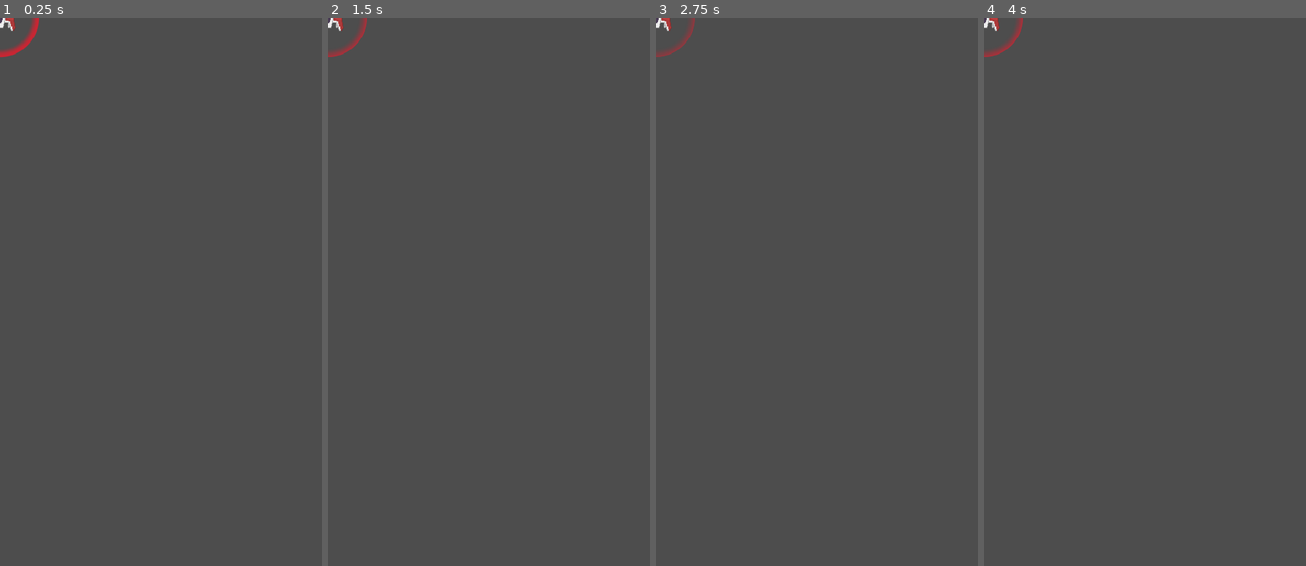
Above: before the commit, frames 1-4 (left to right).
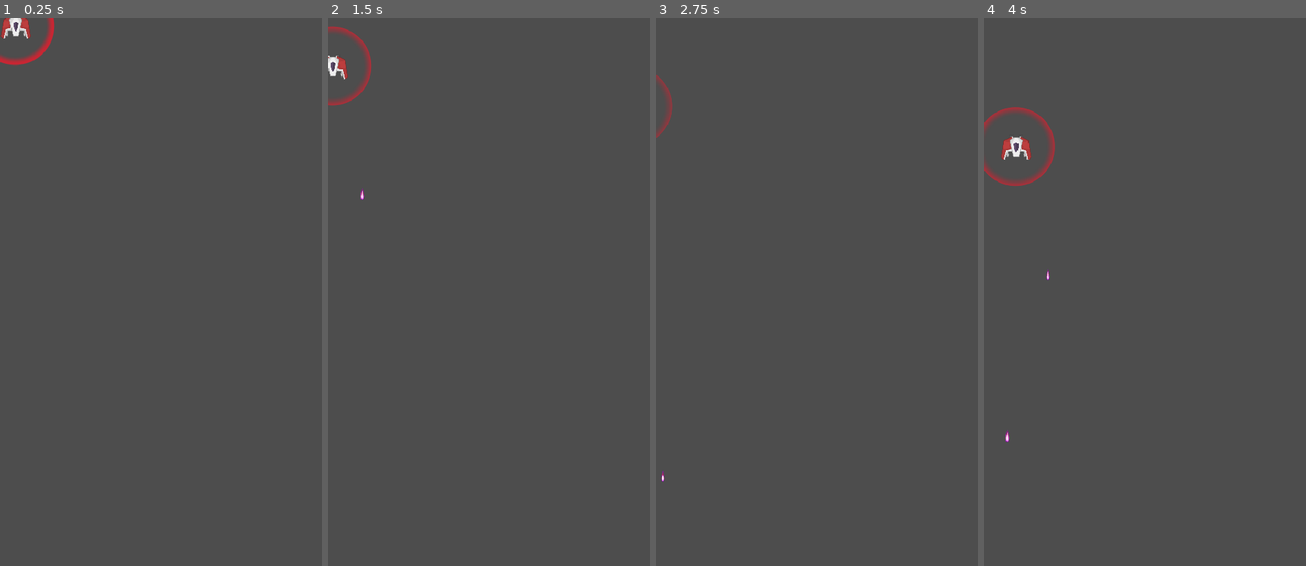
Above: after the commit, the same moments.

Repository: MauroCastro1705/Juego-motores
Game: Godot game, scene res://enemigos/enemigo-2.tscn
Two runs of this game, one before a commit and one after it. Both use one fixed random seed, a clock stepped at 60 frames per second and the inputs below. This scene is started directly instead of the project's main scene.
Inputs:
- Up to frame 1 (0.25 s): no input
- Up to frame 2 (1.5 s): hold Right (derecha) 0.53-1.28 s; hold Space (disparar) 0.53-1.28 s; hold S (abajo) from 1.28 s (still down); tap Space (disparar) at 1.35 s
- Up to frame 3 (2.75 s): release S (abajo) at 2.03 s; hold Right (derecha) from 2.03 s (still down); hold Space (disparar) from 2.03 s (still down)
- Up to frame 4 (4 s): release Right (derecha) at 2.78 s; release Space (disparar) at 2.78 s; hold W (arriba) 2.78-3.53 s; tap Space (disparar) at 2.85 s; hold A (izquierda) from 3.53 s (still down); hold Space (disparar) from 3.53 s (still down)

The runs differ from the first frame. In frame 1, 0.8% of the frame differs, in the area x 0-17%, y 0-9%; in frame 2, 0.8%; in frame 3, 0.4%; in frame 4, 1.2%, in the area x 0-23%, y 0-78%.

Commit message:
Add Enemigo-2 enemy and integrate into spawner
Introduces a new enemy type 'Enemigo-2' with its scene, script, and explosion animation. Updates the enemy spawner to support spawning Enemigo-2 and modifies the level and spawner scene to accommodate the new enemy. Enemigo-2 features zigzag movement, shooting, shield handling, and death animation.

Diff:
--- a/enemigos/enemigo-2.tscn
+++ b/enemigos/enemigo-2.tscn
@@ -1,7 +1,18 @@
-[gd_scene load_steps=6 format=3 uid="uid://gb6v2t3p5g53"]
+[gd_scene load_steps=19 format=3 uid="uid://gb6v2t3p5g53"]
 
 [ext_resource type="Texture2D" uid="uid://cuwuvum5wn352" path="res://Assets/Sprites/Ships/spaceShips_006.png" id="1_2epum"]
+[ext_resource type="Script" uid="uid://cknkdmuk2tbsa" path="res://enemigos/enemigo_2.gd" id="1_f4brw"]
 [ext_resource type="Shader" uid="uid://bg0q4811nvnfa" path="res://Shaders/escudo_energia.gdshader" id="2_unqa3"]
+[ext_resource type="PackedScene" uid="uid://bcphjfe43x6ek" path="res://enemigos/balas_enemigos/bala_enemigo_1.tscn" id="2_xvof4"]
+[ext_resource type="Texture2D" uid="uid://btd28fh336jgl" path="res://Assets/balas y explosiones/Explosion01_Frame_01_png_processed.png" id="4_xvof4"]
+[ext_resource type="Texture2D" uid="uid://bnrkl4o3khhgs" path="res://Assets/balas y explosiones/Explosion01_Frame_02_png_processed.png" id="5_f2gpd"]
+[ext_resource type="Texture2D" uid="uid://dvxqmkrogbe7x" path="res://Assets/balas y explosiones/Explosion01_Frame_03_png_processed.png" id="6_abymv"]
+[ext_resource type="Texture2D" uid="uid://b3a5lcqbbjwie" path="res://Assets/balas y explosiones/Explosion01_Frame_04_png_processed.png" id="7_a7wd6"]
+[ext_resource type="Texture2D" uid="uid://bm5axmmhng2um" path="res://Assets/balas y explosiones/Explosion01_Frame_05_png_processed.png" id="8_waxkk"]
+[ext_resource type="Texture2D" uid="uid://gp3wjkf4uxyh" path="res://Assets/balas y explosiones/Explosion01_Frame_06_png_processed.png" id="9_5dlyu"]
+[ext_resource type="Texture2D" uid="uid://duhj7b5e24aot" path="res://Assets/balas y explosiones/Explosion01_Frame_07_png_processed.png" id="10_npwha"]
+[ext_resource type="Texture2D" uid="uid://biflonoym5ird" path="res://Assets/balas y explosiones/Explosion01_Frame_08_png_processed.png" id="11_wkpm1"]
+[ext_resource type="Texture2D" uid="uid://bp6duhljkxgm" path="res://Assets/balas y explosiones/Explosion01_Frame_09_png_processed.png" id="12_b60ad"]
 
 [sub_resource type="CapsuleShape2D" id="CapsuleShape2D_6glxd"]
 radius = 14.0
@@ -15,7 +26,53 @@
 shader_parameter/color = Color(0.784314, 0.14902, 0.2, 1)
 shader_parameter/oscilacion = 4.0
 
+[sub_resource type="CircleShape2D" id="CircleShape2D_bvvoh"]
+radius = 22.0
+
+[sub_resource type="SpriteFrames" id="SpriteFrames_ale47"]
+animations = [{
+"frames": [{
+"duration": 1.0,
+"texture": ExtResource("4_xvof4")
+}, {
+"duration": 1.0,
+"texture": ExtResource("5_f2gpd")
+}, {
+"duration": 1.0,
+"texture": ExtResource("6_abymv")
+}, {
+"duration": 1.0,
+"texture": ExtResource("7_a7wd6")
+}, {
+"duration": 1.0,
+"texture": ExtResource("8_waxkk")
+}, {
+"duration": 1.0,
+"texture": ExtResource("9_5dlyu")
+}, {
+"duration": 1.0,
+"texture": ExtResource("10_npwha")
+}, {
+"duration": 1.0,
+"texture": ExtResource("11_wkpm1")
+}, {
+"duration": 1.0,
+"texture": ExtResource("12_b60ad")
+}],
+"loop": false,
+"name": &"muerte",
+"speed": 15.0
+}, {
+"frames": [],
+"loop": true,
+"name": &"new_animation",
+"speed": 5.0
+}]
+
 [node name="Enemigo-2" type="CharacterBody2D"]
+script = ExtResource("1_f4brw")
+fire_rate = 1.0
+bala_enemigo = ExtResource("2_xvof4")
 
 [node name="CollisionShape2D" type="CollisionShape2D" parent="."]
 rotation = -1.5708
@@ -45,3 +102,19 @@
 offset_top = -87.0
 offset_right = 85.0
 offset_bottom = 85.0
+
+[node name="Timer_disparo" type="Timer" parent="."]
+
+[node name="area_damage" type="Area2D" parent="."]
+
+[node name="CollisionShape2D" type="CollisionShape2D" parent="area_damage"]
+shape = SubResource("CircleShape2D_bvvoh")
+
+[node name="AnimatedSprite2D" type="AnimatedSprite2D" parent="."]
+visible = false
+position = Vector2(2, -2)
+sprite_frames = SubResource("SpriteFrames_ale47")
+animation = &"new_animation"
+
+[connection signal="area_entered" from="escudo" to="." method="_on_escudo_area_entered"]
+[connection signal="timeout" from="Timer_disparo" to="." method="_on_timer_disparo_timeout"]
--- /dev/null
+++ b/enemigos/enemigo_2.gd
@@ -0,0 +1,91 @@
+extends CharacterBody2D
+
+@export var move_speed: float = 100.0
+@export var move_range: float = 100.0   # Rango de movimiento de lado a lado
+@export var fire_rate: float = 1.5   # Tiempo entre disparos
+@export var bala_enemigo: PackedScene   # Escena de bala exportada
+@onready var vida_local = Global.vida_enemigo1
+@onready var sprite_explosion = $AnimatedSprite2D
+@onready var sprite_nave = $SpaceShips006
+var movement_direction := 1 # 1 = derecha, -1 = izquierda
+var start_position_x: float # Para controlar el rango de movimiento
+@export var zigzag_amplitud := 50.0     # qué tan ancho es el zigzag
+@export var zigzag_frecuencia := 2.0    # qué tan rápido oscila
+@onready var escudo = $escudo
+@export var move_speed_y := 50.0
+var tiempo := 0.0
+
+
+
+func _ready():
+	start_position_x = global_position.x
+	$Timer_disparo.wait_time = fire_rate
+	$Timer_disparo.start()
+	_randomizar()
+
+
+
+func _physics_process(delta):
+	tiempo += delta
+
+	# Movimiento en zigzag (X)
+	var offset_x = sin(tiempo * zigzag_frecuencia) * zigzag_amplitud
+	var pos_x = start_position_x + offset_x
+
+	# Movimiento descendente (Y)
+	var pos_y = global_position.y + move_speed_y * delta
+
+	# Aplicar posición final
+	global_position = Vector2(pos_x, pos_y)
+
+func _randomizar():
+	move_speed += randf_range(-10, 10)
+	if randf() < 0.5:
+		movement_direction = -1
+	else:
+		movement_direction = 1
+
+
+func _shoot():
+	if bala_enemigo:
+		var bala = bala_enemigo.instantiate()
+		bala.global_position = global_position
+		get_tree().current_scene.add_child(bala)
+
+func _on_timer_disparo_timeout() -> void:
+	_shoot()
+
+
+func _check_muerte():
+	if vida_local == 0:
+		Global.current_enemy_on_screen -= 1
+		sprite_nave.hide()
+		sprite_explosion.show()
+		sprite_explosion.play("muerte")
+		AudioManager.ExplosionEnemigo.play()
+		Global._update_score(Global.puntaje_enemigo1)
+		await sprite_explosion.animation_finished	# Esperar que termine la animación antes de destruir
+		queue_free()
+
+
+func _on_area_damage_area_entered(area: Area2D) -> void:
+	if area.is_in_group("bala_player"):
+		AudioManager.hitEnemigo.play()
+		vida_local -= 1
+		_titilar_rojo()
+		_check_muerte()
+
+func _titilar_rojo():
+	sprite_nave.modulate = Color(1, 0, 0)
+	await get_tree().create_timer(0.1).timeout
+	sprite_nave.modulate = Color(1, 1, 1)
+
+
+func _on_escudo_area_entered(area: Area2D) -> void:
+	if area.is_in_group("bala_player"):
+		area.queue_free()
+		desactivar_escudo()
+
+func desactivar_escudo():
+	escudo.visible = false
+	escudo.disable_mode = true
--- a/niveles/nivel-1.tscn
+++ b/niveles/nivel-1.tscn
@@ -109,7 +109,7 @@
 offset_bottom = 823.0
 
 [node name="EnemySpawner" parent="." instance=ExtResource("9_sdvcx")]
-position = Vector2(254, 69)
+position = Vector2(223, 65)
 
 [node name="Pausa" parent="." instance=ExtResource("10_keqy6")]
 
--- a/recursos/spawners/enemy_spawner.gd
+++ b/recursos/spawners/enemy_spawner.gd
@@ -34,7 +34,7 @@
 	match numero:
 		1:_instanciar_enemigo(enemigo1)
 		2:_instanciar_enemigo(enemigo1)
-		3:_instanciar_enemigo(enemigo1)
+		3:_instanciar_enemigo(enemigo2)
 
 
 func _instanciar_enemigo(enemigo):
--- a/recursos/spawners/enemy_spawner.tscn
+++ b/recursos/spawners/enemy_spawner.tscn
@@ -1,14 +1,16 @@
-[gd_scene load_steps=4 format=3 uid="uid://db8vadjwou13a"]
+[gd_scene load_steps=5 format=3 uid="uid://db8vadjwou13a"]
 
 [ext_resource type="Script" uid="uid://blmpf5nnyi5oe" path="res://recursos/spawners/enemy_spawner.gd" id="1_spch2"]
 [ext_resource type="PackedScene" uid="uid://clmjuj1itk38j" path="res://enemigos/enemigo-1.tscn" id="2_p8fwo"]
+[ext_resource type="PackedScene" uid="uid://gb6v2t3p5g53" path="res://enemigos/enemigo-2.tscn" id="3_1d02s"]
 
 [sub_resource type="RectangleShape2D" id="RectangleShape2D_2xaha"]
-size = Vector2(428, 114)
+size = Vector2(377, 114)
 
 [node name="EnemySpawner" type="Node2D"]
 script = ExtResource("1_spch2")
 enemigo1 = ExtResource("2_p8fwo")
+enemigo2 = ExtResource("3_1d02s")
 
 [node name="spawn_timer" type="Timer" parent="."]
 wait_time = 10.0
@@ -16,6 +18,7 @@
 [node name="Area2D" type="Area2D" parent="."]
 
 [node name="CollisionShape2D" type="CollisionShape2D" parent="Area2D"]
+position = Vector2(25.5, 0)
 shape = SubResource("RectangleShape2D_2xaha")
 debug_color = Color(0.956106, 8.66354e-07, 0.539692, 0.42)
 
Not shown, added: enemigos/enemigo_2.gd.uid
